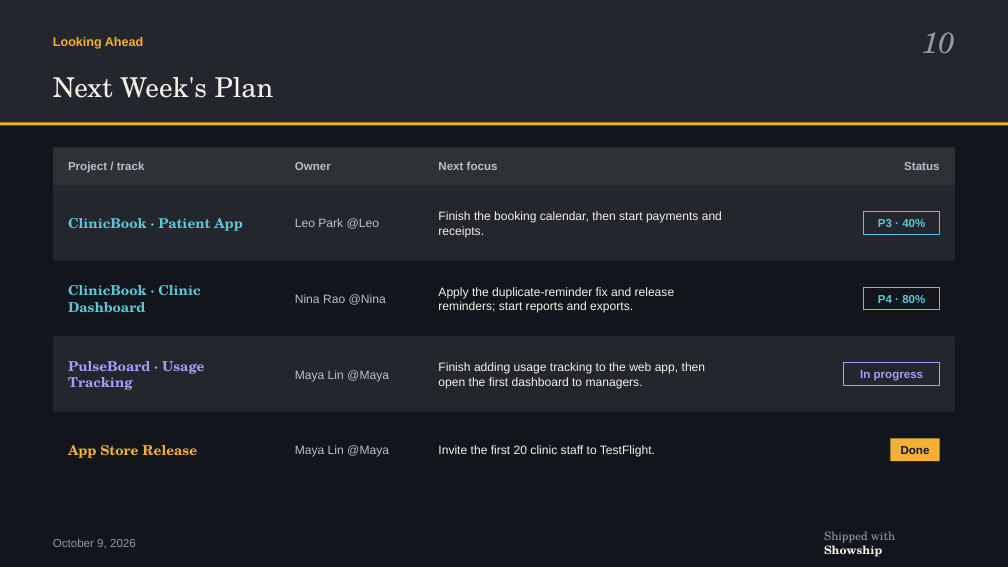
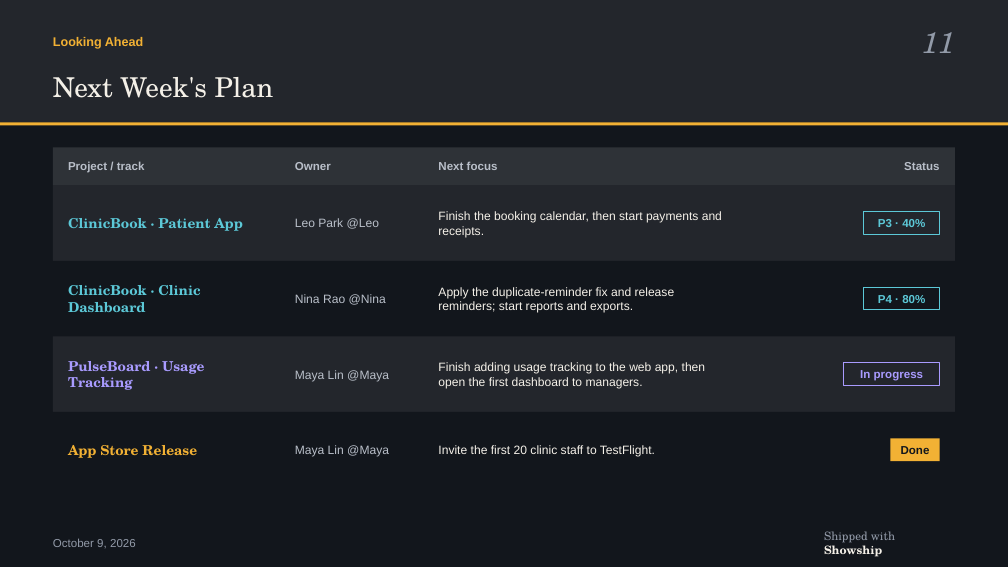
Before and after one commit to Showship/showship.github.io, a slide deck: slide 11 of src/assets/downloads/example-deck-ember.pptx (slide 10 before the commit). Drawn at 1008x567 pixels with LibreOffice and Linux fonts; fonts in the diff are those of the drawing; background and template pictures are left out. Boxes give left, top, right and bottom in pixels: in the first picture for what was removed or moved away, otherwise in the second. Text is boxed around its words. In the diff, an @@ line names an element or a change of style, - is before the commit and + after.

```diff
--- a/src/assets/downloads/example-deck-ember.pptx
+++ b/src/assets/downloads/example-deck-ember.pptx
@@ text at box(922, 32, 955, 53): text changed @@
-10
+11
```
Also in this commit, not shown: 4 other slides changed, 1 slide added, 23 other files.
